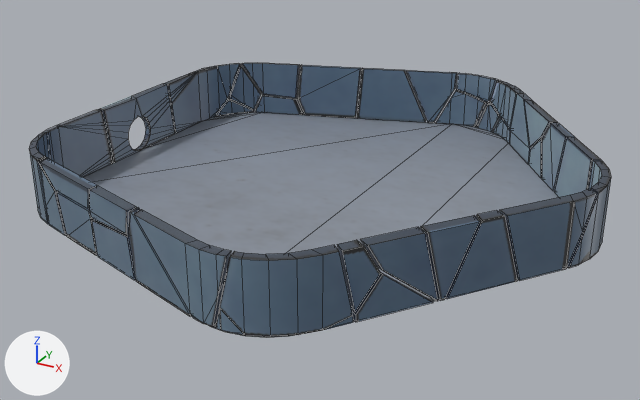
The FBX model Pulselevelone.fbx as it was, and as the next commit left it.
The view is the same before and after, from a camera (50 mm lens) standing at (37.5, 49.7, 35.7) and looking at (-0.2, 118.3, 1.4). Arrows for +X, +Y and +Z are at lower left; the lights stay in place. Mesh edges are drawn as thin lines. Where no turn or scale is listed for an object, it has been applied to the vertices.

The first picture shows 'Disc', 'Voronoi_Fracture'.
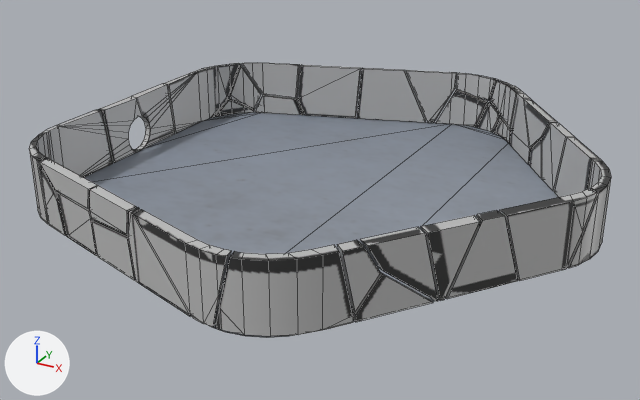
Pixel boxes (x1, y1, x2, y2) of what changed, in the pictures (640 x 400 px):
'Voronoi_Fracture', recoloured (blue to grey): (29, 63, 611, 336) in both

The change, as a list of edits to the scene's bpy script:
```text
Add img_level1room1walls2_png:
    img_level1room1walls2_png = load_image('level1room1walls2.PNG', '_unpacked/level1room1walls2.PNG', 539, 532, 'sRGB')
Add mat_level1room1walls2:
    mat_level1room1walls2 = bpy.data.materials.new('level1room1walls2')
    # uses the picture img_level1room1walls2_png
Change me_mesh_001:
    where me_mesh_001.from_pydata(...)  # 644 vertices, 657 faces; spans x -24.7..25.8, y -50.7..1.5, z -3.1..3.1
    remove me_mesh_001.materials.append(mat_level1room1walls1)
    add me_mesh_001.materials.append(mat_level1room1walls2)
```
